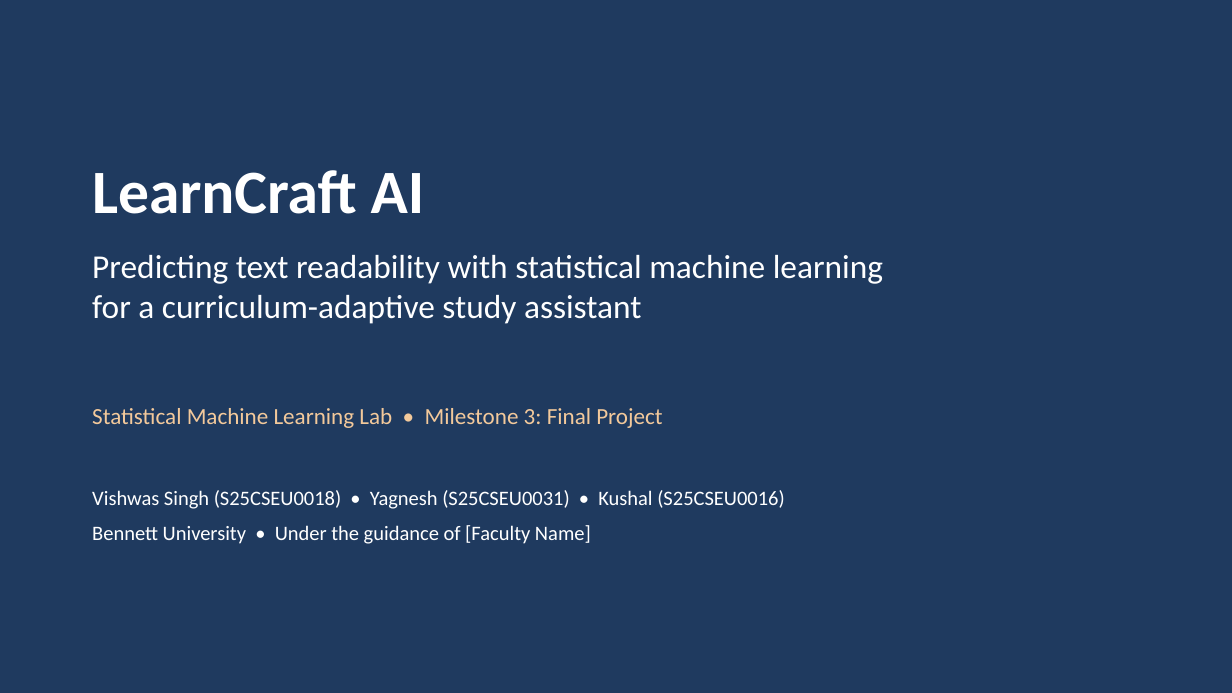
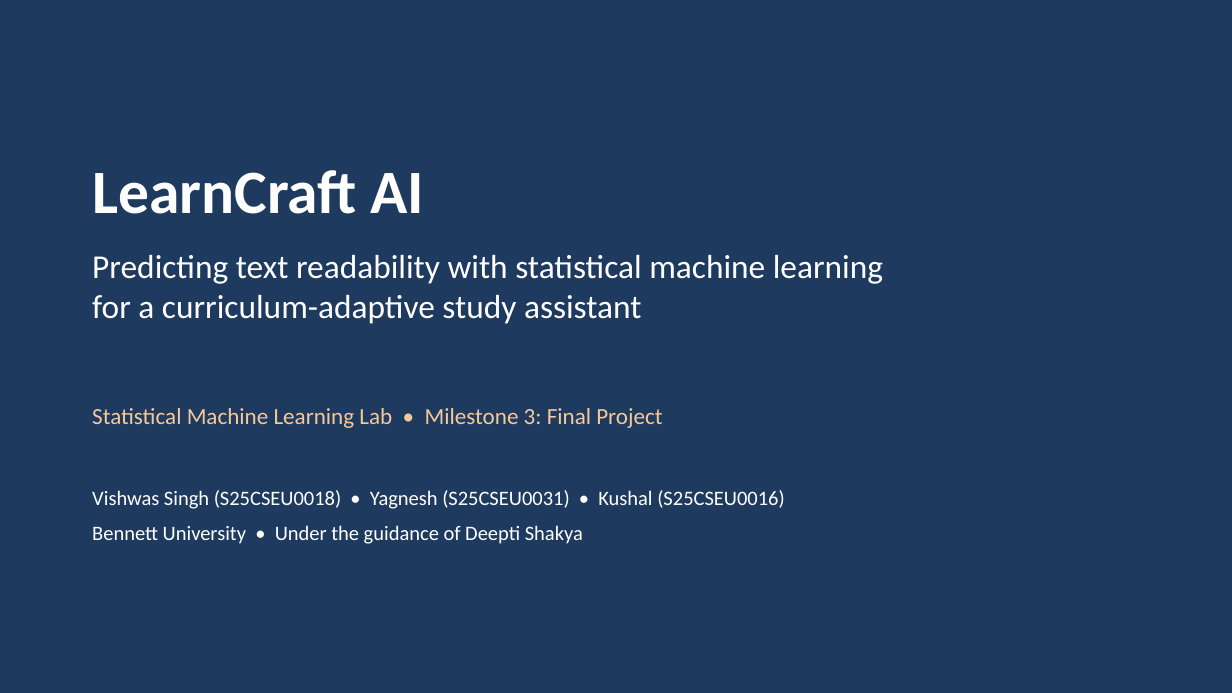
Before and after one commit to vishwassingh7771-cloud/learncraft-sml, a slide deck: slide 1 of LearnCraft_AI_Final_Presentation.pptx. Drawn at 1232x693 pixels with LibreOffice and Linux fonts; fonts in the diff are those of the drawing. Boxes give left, top, right and bottom in pixels: in the first picture for what was removed or moved away, otherwise in the second. Text is boxed around its words. In the diff, an @@ line names an element or a change of style, - is before the commit and + after.

```diff
--- a/LearnCraft_AI_Final_Presentation.pptx
+++ b/LearnCraft_AI_Final_Presentation.pptx
@@ text at (92,525,583,544): text changed @@
-Bennett University • Under the guidance of [Faculty Name]
+Bennett University • Under the guidance of Deepti Shakya
```
Also in this commit, not shown: 5 other files.
